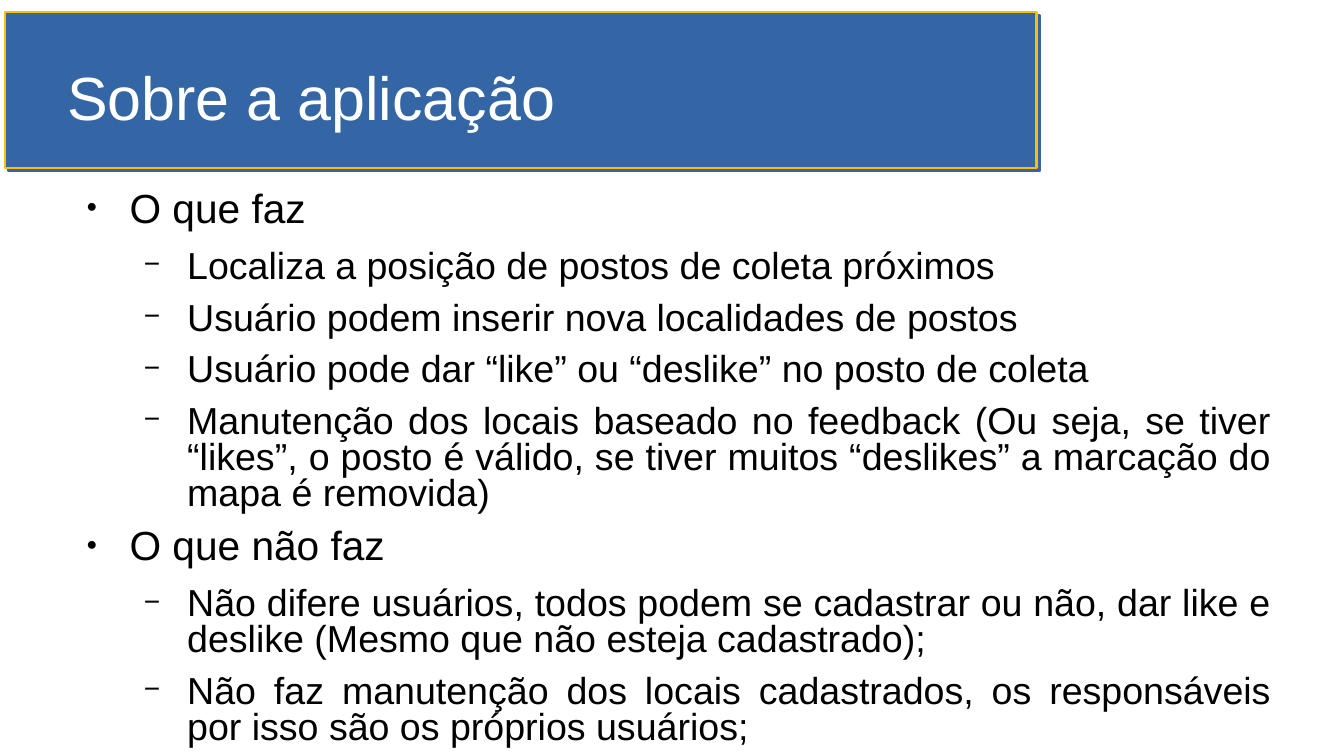
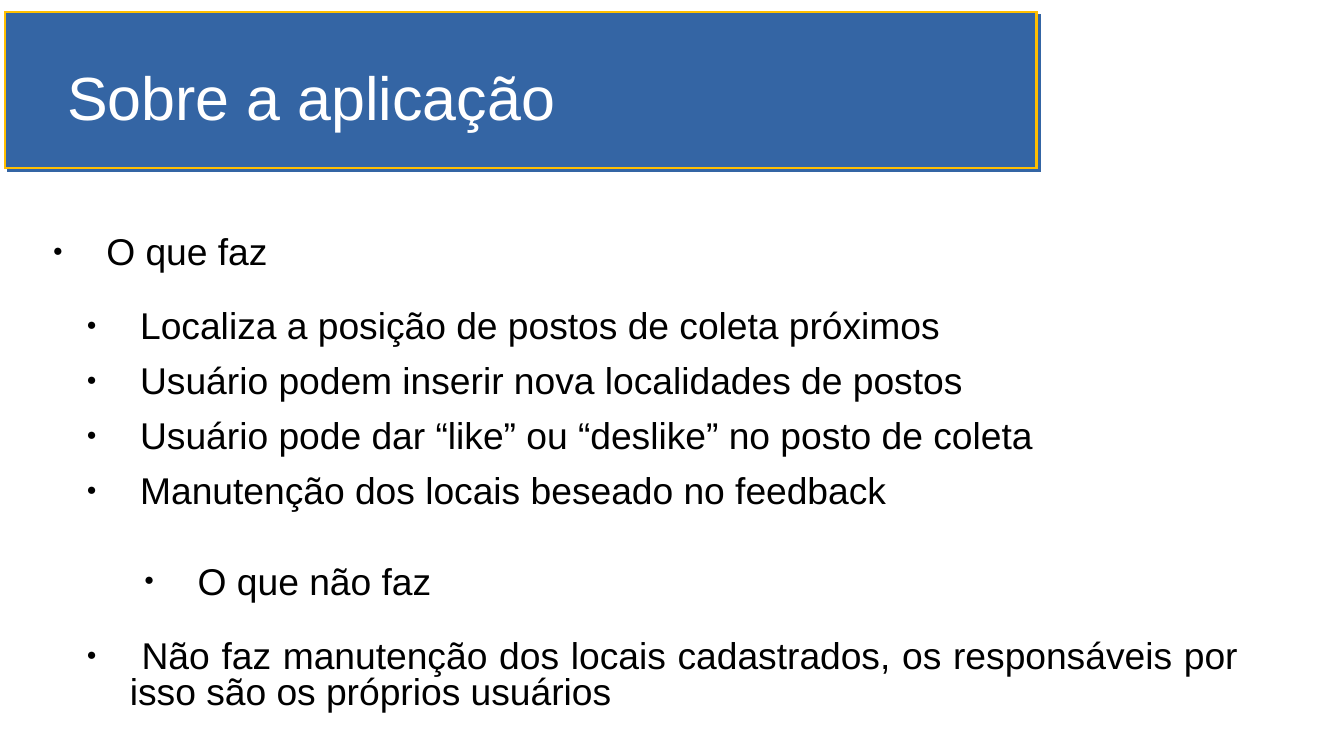
Before and after one commit to MBA-Impacta/mvp-coleta-consciente-descricao, a slide deck: slide 8 of SlidesMVP.odp (slide 11 before the commit). Drawn at 1344x756 pixels with LibreOffice and Linux fonts; fonts in the diff are those of the drawing. Boxes give left, top, right and bottom in pixels: in the first picture for what was removed or moved away, otherwise in the second. Text is boxed around its words. In the diff, an @@ line names an element or a change of style, - is before the commit and + after.

```diff
--- a/SlidesMVP.odp
+++ b/SlidesMVP.odp
@@ text "O que faz": place and size @@
-text "O que faz" at box(130, 193, 1271, 747)
+text "O que faz" at box(106, 238, 1238, 713)
@@ text at box(106, 238, 1032, 603): size 24.1 to 22 pt in "O que faz", "O que não faz"; size 22.2 to 22 pt in "Localiza a posição de postos de coleta ...", "Usuário podem inserir nova localidades de postos", "Usuário pode dar “like” ou “deslike” no ..."; indent changed; bullet − to ●; more space between paragraphs @@
@@ text at box(140, 477, 886, 512): text changed; size 22.2 to 22 pt @@
-  − Manutenção dos locais baseado no feedback (Ou seja, se tiver “likes”, o posto é válido, se tiver muitos “deslikes” a marcação do mapa é removida)
+  ● Manutenção dos locais beseado no feedback
@@ text at box(130, 641, 1238, 713): text changed; size 22.2 to 22 pt @@
-  − Não difere usuários, todos podem se cadastrar ou não, dar like e deslike (Mesmo que não esteja cadastrado);
-  − Não faz manutenção dos locais cadastrados, os responsáveis por isso são os próprios usuários;
+  ● Não faz manutenção dos locais cadastrados, os responsáveis por isso são os próprios usuários
```
Also in this commit, not shown: 8 other slides changed, 3 slides added, 7 slides removed.
